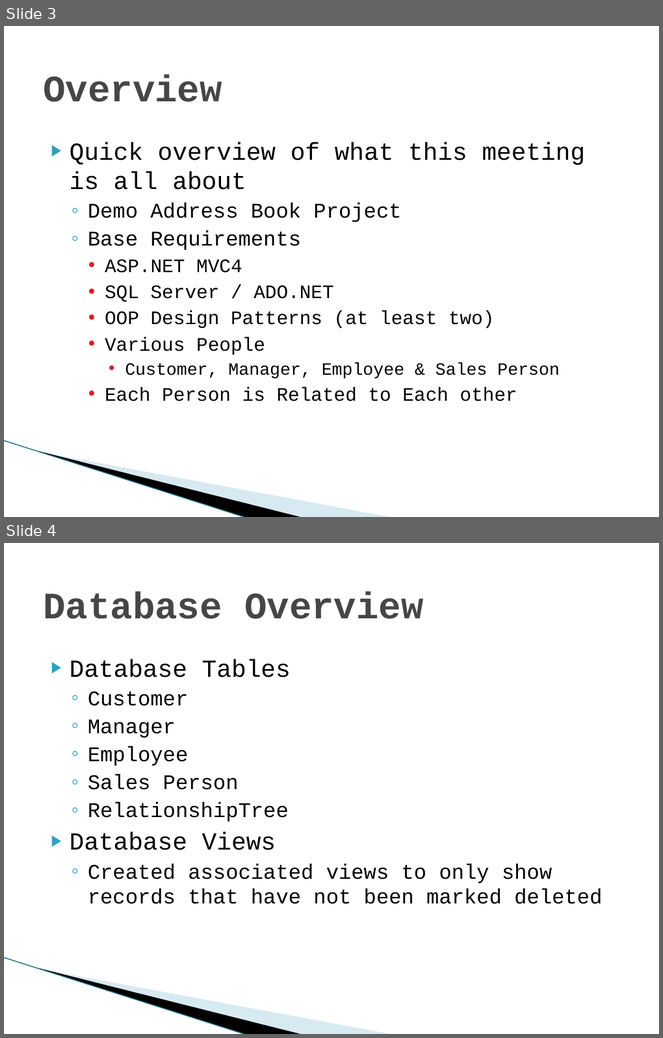
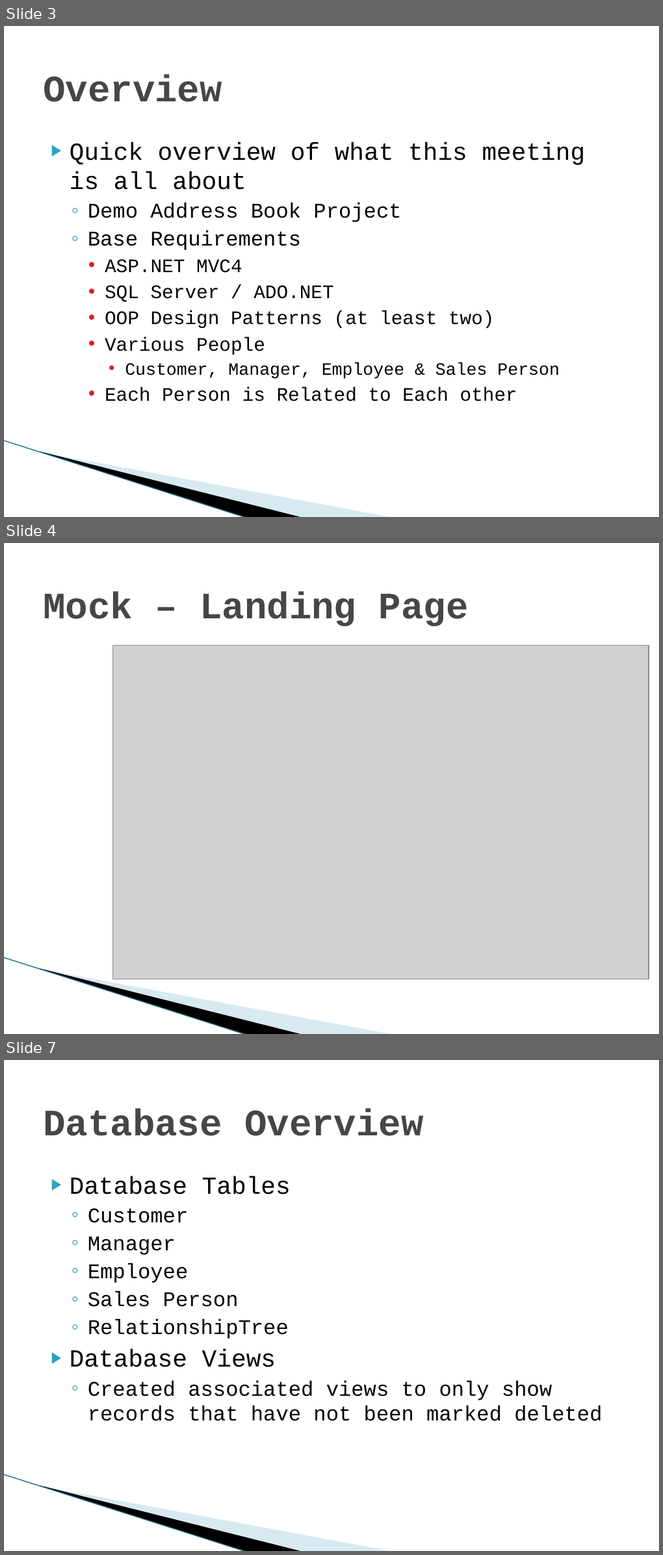
Before and after one commit to jeffflater/AddressBookDemo, a slide deck: Main/Docs/AddressBookDemo.pptx. Shown one above the other, each under a label of ours: slides 3 and 4 before the commit, slides 3, 4 and 7 after it; the slides between them are not shown. The pictures are 663x1038 and 663x1555 pixels, drawn with LibreOffice and Linux fonts; fonts in the diff are those of the drawing; grey boxes stand for pictures; background and template pictures are left out. Boxes give left, top, right and bottom in pixels: in the first picture for what was removed or moved away, otherwise in the second. Text is boxed around its words. In the diff, an @@ line names an element or a change of style, - is before the commit and + after.

```diff
--- a/Main/Docs/AddressBookDemo.pptx
+++ b/Main/Docs/AddressBookDemo.pptx
@@ slide 4 added at box(4, 543, 659, 1034), background #FFFFFF; not listed: 3 template elements that a slide beside it also shows @@
@@ title added at box(43, 591, 469, 626), 41 pt, text #464646, bold @@
+Mock – Landing Page
@@ picture added at box(113, 645, 649, 979) @@
@@ what was slide 4 is now slide 7 @@
```
Also in this commit, not shown: 2 slides changed, 4 other slides added, 3 other files.
